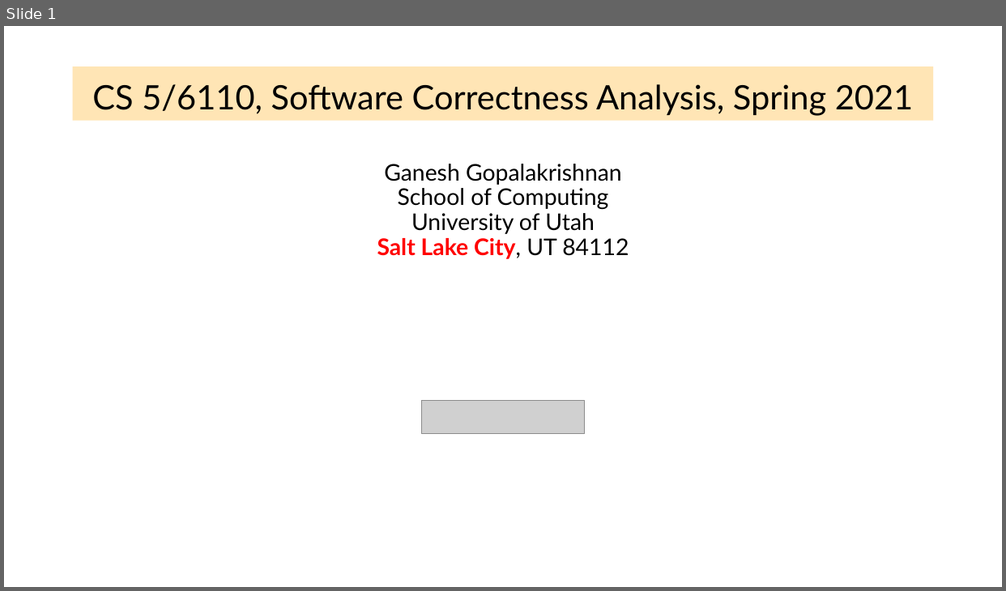
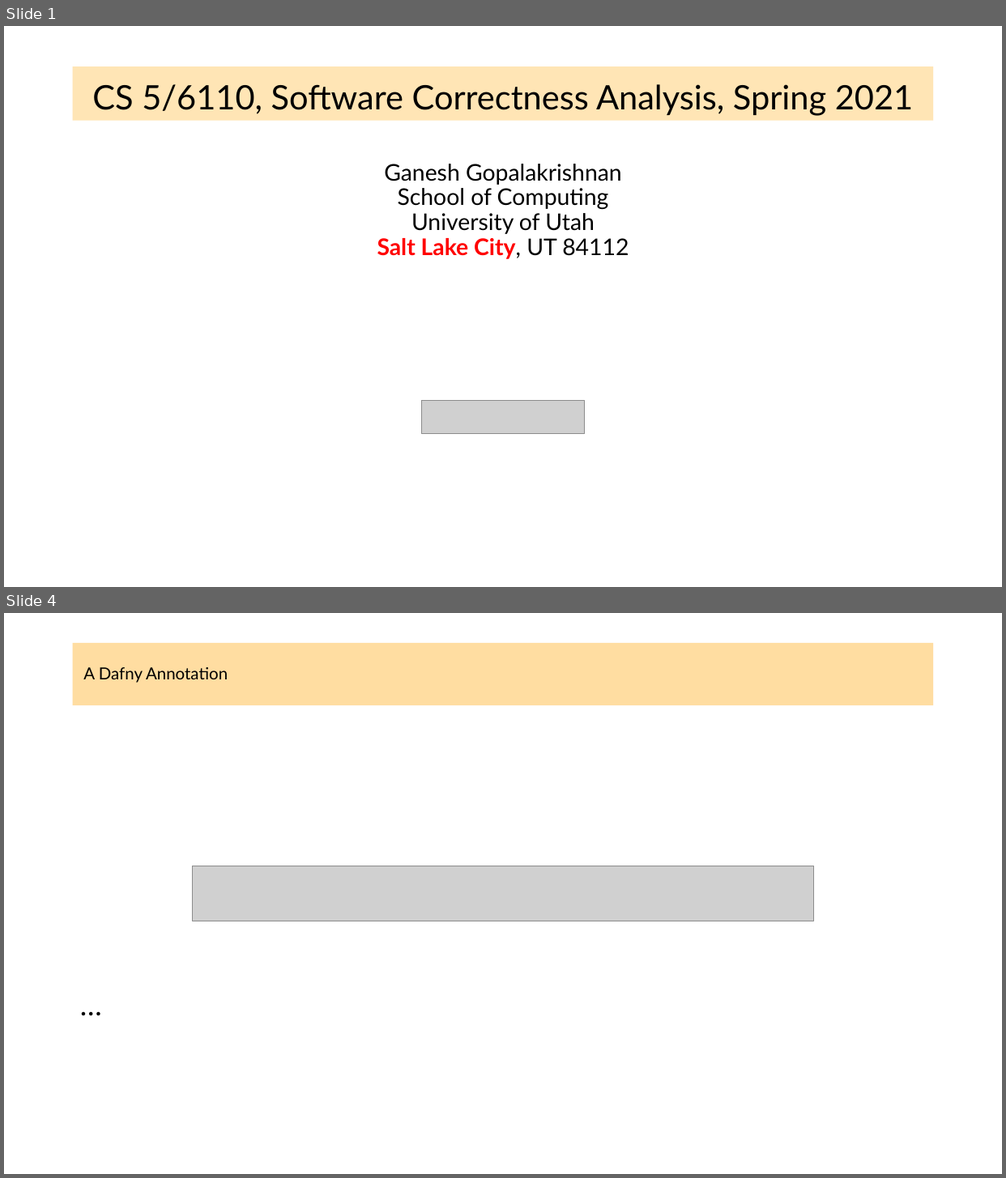
Before and after one commit to ganeshutah/cs6110s22, a slide deck: Lec17/Lec17.pptx. Shown one above the other, each under a label of ours: slide 1 before the commit, slides 1 and 4 after it; the slides between them are not shown. The pictures are 1006x591 and 1006x1178 pixels, drawn with LibreOffice and Linux fonts; fonts in the diff are those of the drawing; grey boxes stand for pictures. Boxes give left, top, right and bottom in pixels: in the first picture for what was removed or moved away, otherwise in the second. Text is boxed around its words. In the diff, an @@ line names an element or a change of style, - is before the commit and + after.

```diff
--- a/Lec17/Lec17.pptx
+++ b/Lec17/Lec17.pptx
@@ slide 4 added at [4, 613, 1002, 1174], background #FFFFFF @@
@@ title added at [73, 643, 934, 706], fill #FFBD47 at 51% opacity, 16 pt, text #000000 @@
+A Dafny Annotation
@@ picture added at [192, 866, 814, 922] @@
@@ text added at [73, 987, 934, 1119], 28 pt, text #000000 @@
+…
```
Also in this commit, not shown: 25 other slides added, 12 other files.
